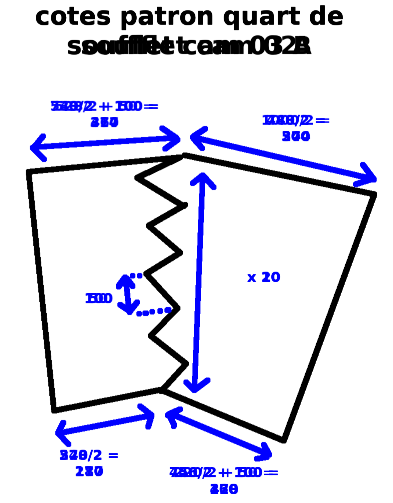
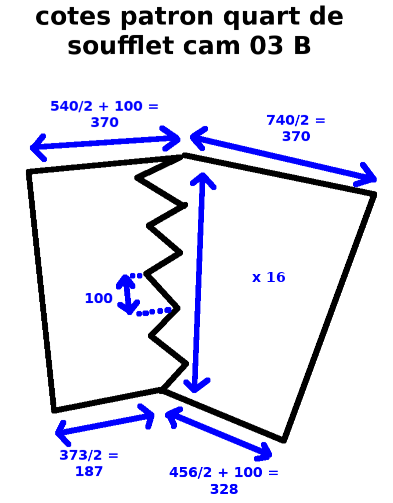
Layered file, before and after one edit (393 x 503). Changes by layer:
renamed "x 20 #1" to "x 16 #1", moved it above "cotes patron quart de soufflet...", painted on it over 247, 271, 285, 282
hid group "2" (7 layers) over 36, 5, 343, 494
hid group "3A" (7 layers) over 36, 5, 343, 494
renamed "x 20" to "x 16", painted on it over 247, 271, 285, 282
